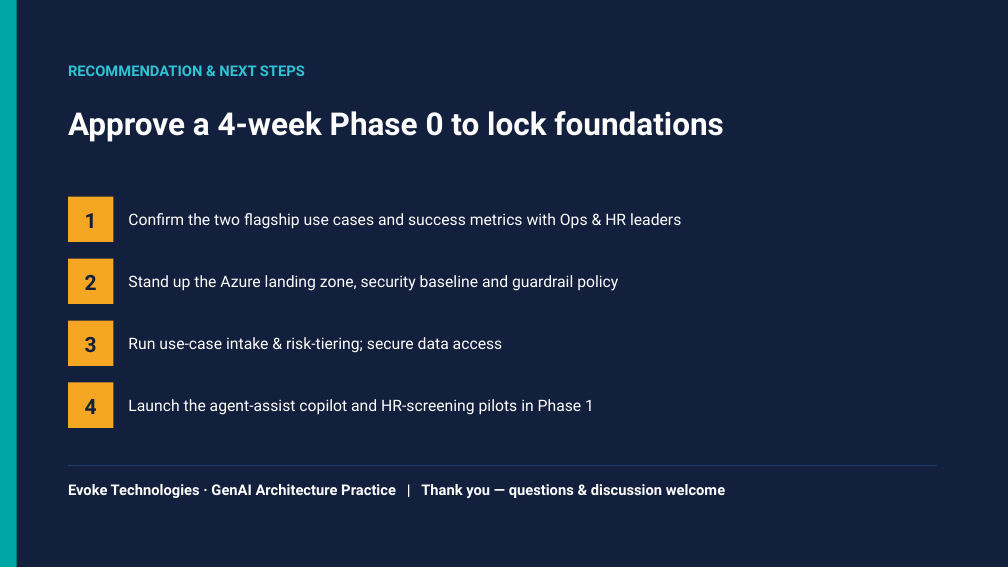
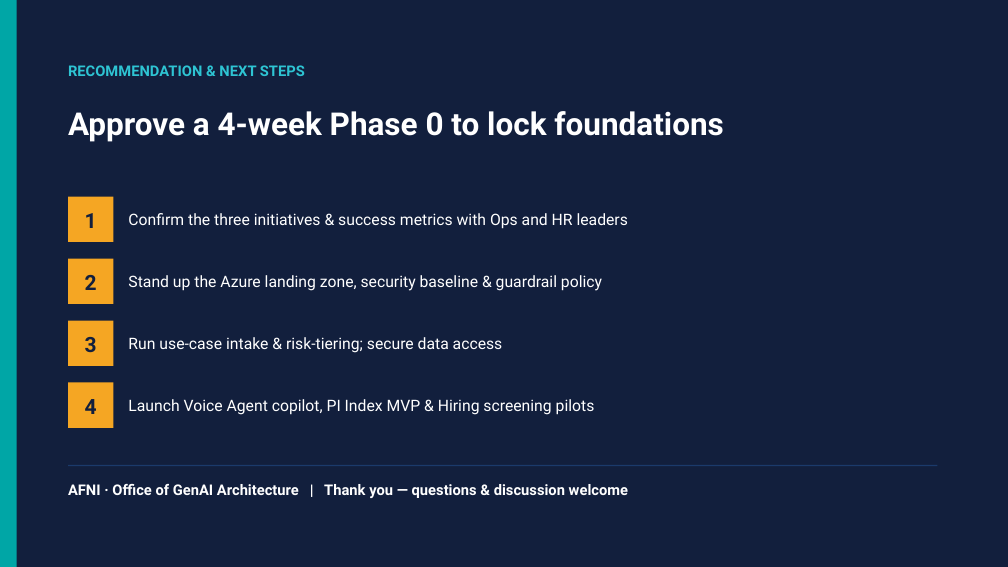
Before and after one commit to shyamanugu/LLMOps, a slide deck: slide 26 of presentation/Afni-LLMOps-Proposal.pptx (slide 28 before the commit). Drawn at 1008x567 pixels with LibreOffice and Linux fonts; fonts in the diff are those of the drawing. Boxes give left, top, right and bottom in pixels: in the first picture for what was removed or moved away, otherwise in the second. Text is boxed around its words. In the diff, an @@ line names an element or a change of style, - is before the commit and + after.

```diff
--- a/presentation/Afni-LLMOps-Proposal.pptx
+++ b/presentation/Afni-LLMOps-Proposal.pptx
@@ text at [128, 213, 628, 229]: text changed @@
-Confirm the two flagship use cases and success metrics with Ops & HR leaders
+Confirm the three initiatives & success metrics with Ops and HR leaders
@@ text at [128, 275, 602, 291]: text changed @@
-Stand up the Azure landing zone, security baseline and guardrail policy
+Stand up the Azure landing zone, security baseline & guardrail policy
@@ text at [128, 399, 595, 415]: text changed @@
-Launch the agent-assist copilot and HR-screening pilots in Phase 1
+Launch Voice Agent copilot, PI Index MVP & Hiring screening pilots
@@ text at [68, 484, 628, 498]: text changed @@
-Evoke Technologies · GenAI Architecture Practice | Thank you — questions & discussion welcome
+AFNI · Office of GenAI Architecture | Thank you — questions & discussion welcome
```
Also in this commit, not shown: 10 other slides changed, 15 slides added, 17 slides removed, 42 other files.
